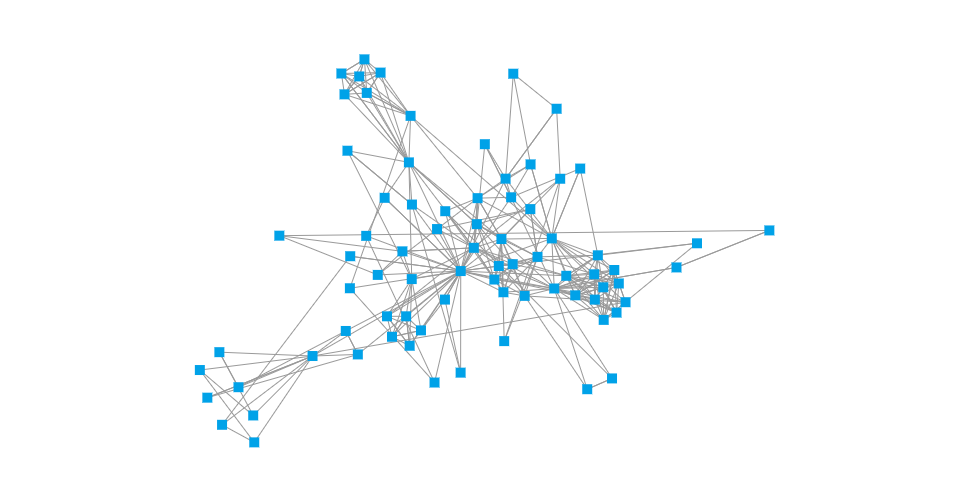
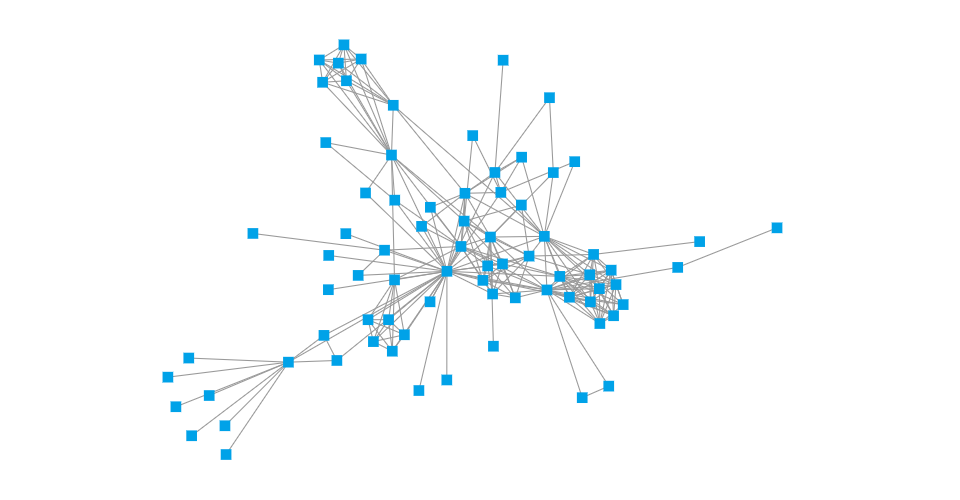
Before/after of a 960 × 500 layered artwork. What changed in the layer stack:
renamed "Screen Shot 2018-06-22 at 1.23.22 PM.png" to "Screen Shot 2018-06-22 at 3.17.39 PM.png", moved it above "Layer", painted on it over [162, 39, 783, 460]
removed layer "Layer #1" over [162, 39, 783, 460]
painted on "Layer" over [162, 39, 783, 460]
